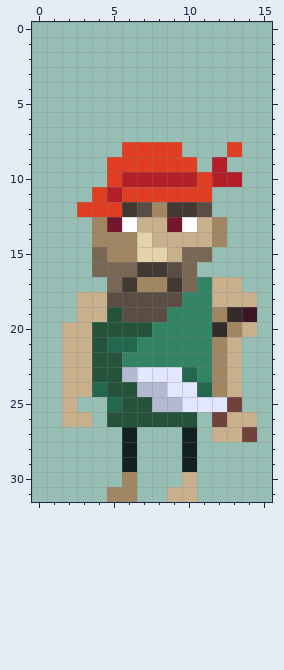
Edited in one commit: pixel-art sprite (Assets/Sprites/Pirate1/Pirate1_waking/walking_frame3.png). The picture above is the old version.
The file is 16x32 pixels.
New version:
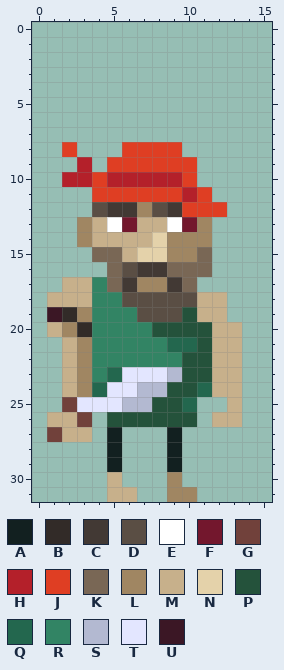
Palette (. is transparent): A #122020  B #322b28  C #423934  D #5a4e44  E #ffffff  F #73172d  G #71413b  H #b4202a  J #df3e23  K #796755  L #a08662  M #c7b08b  N #e4d2aa  P #24523b  Q #23674e  R #328464  S #b3b9d1  T #e3e6ff  U #3b1725
Edits made:
Changed rows in their new state; - is an unchanged pixel.
first column x 1:
 8 -J----------.-
 9 --H--------.--
10 -HHJH----J...-
11 ----J----H----
12 --.DC-LD-JJJ--
13 --LMEF--EFL.--
14 --LMMMMNLLL.--
15 ----KM--LL----
16 ---.-D--K-K---
17 -MMR------...-
18 MM-RR----DM-..
19 UBLRRR--DPMM..
20 MLBRRRRPPPPMM.
21 --LRRR--QQPM--
22 --LRR----PPM--
23 --LRQT--SPPM--
24 --L-TT--PP-M--
25 -GTTTSSPPQ..M-
26 M-G--------M-.
27 GMM-A.--A.-...
28 ----A.--A.----
29 ----A.--A.----
30 ----M.--L.----
31 ----MM--LL----
Boxes around the changes in both pictures, in picture pixels (x1, y1, x2, y2):
changed: (47, 142, 257, 502)
